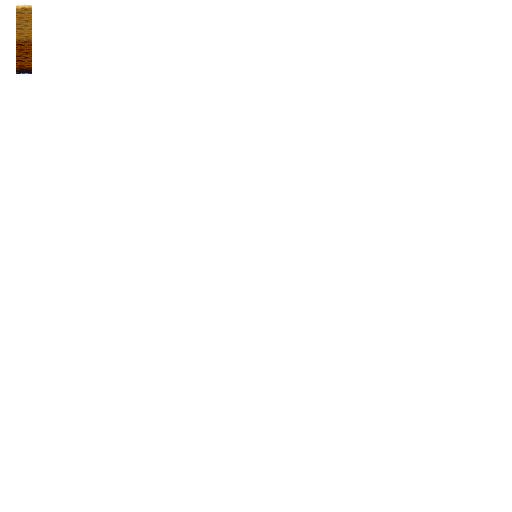
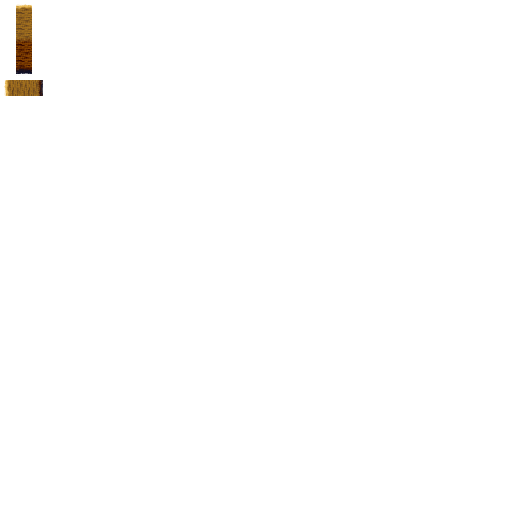
Two versions of the same layered image (512 × 512). Layer-by-layer changes:
pixels changed over [4, 80, 43, 96] (layer not identified)
